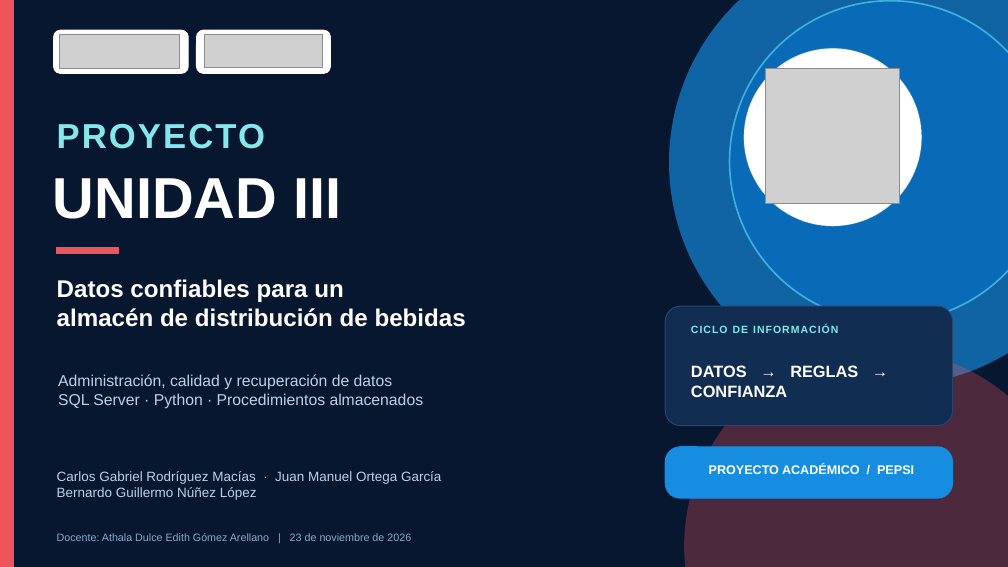
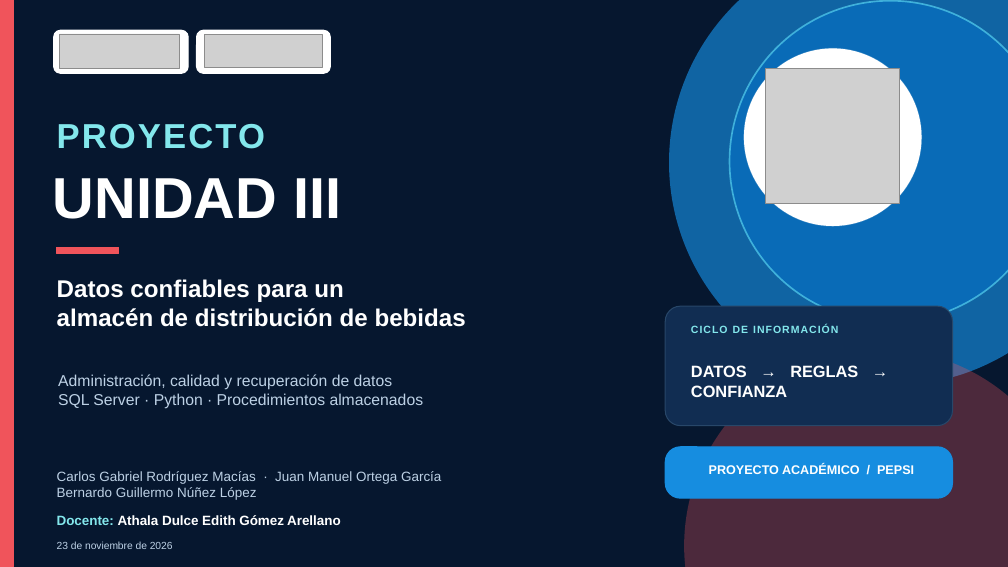
Before and after one commit to Carlosgrm1444/temas-selectos-tratamiento-informacion, a slide deck: slide 1 of Unidad3/Proyecto_Unidad_3/version_final/presentacion/Proyecto_Unidad_3_Pepsi_Final.pptx. Drawn at 1008x567 pixels with LibreOffice and Linux fonts; fonts in the diff are those of the drawing; grey boxes stand for pictures. Boxes give left, top, right and bottom in pixels: in the first picture for what was removed or moved away, otherwise in the second. Text is boxed around its words. In the diff, an @@ line names an element or a change of style, - is before the commit and + after.

Commit message:
Agrega el nombre de la docente en la portada

```diff
--- a/Unidad3/Proyecto_Unidad_3/version_final/presentacion/Proyecto_Unidad_3_Pepsi_Final.pptx
+++ b/Unidad3/Proyecto_Unidad_3/version_final/presentacion/Proyecto_Unidad_3_Pepsi_Final.pptx
@@ text at (57, 515, 341, 525): text changed; size 10.2 to 12.8 pt; text colour #89ABC6 to #FFFFFF; bold on @@
-Docente: Athala Dulce Edith Gómez Arellano | 23 de noviembre de 2026
+Docente: Athala Dulce Edith Gómez Arellano
@@ text "Docente: Athala Dulce Edith Gómez ..." at (57, 515, 341, 525): vertical alignment middle to top @@
@@ text added at (57, 541, 173, 549), 9.8 pt, text #BDD1E5 @@
+23 de noviembre de 2026
```
Also in this commit, not shown: 2 other files.
